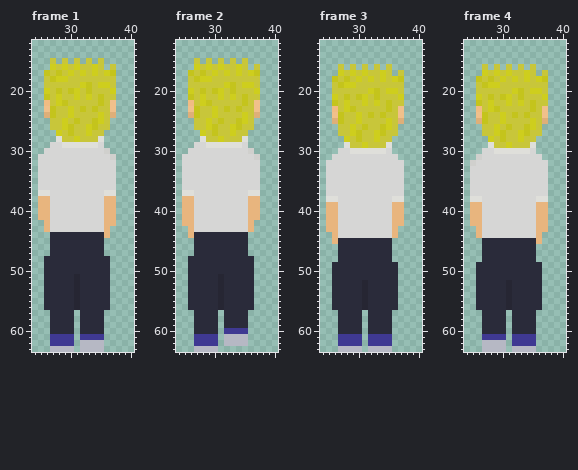
One commit to this pixel-art file: Assets/art/hamilton/HamiltonEast/Bank/Characters/LineWaiter3/LineWaiter3WalkD.aseprite. That is the earlier state.
64x64 pixels, 5 frames. Colours within 5 levels of each other are drawn and written as one. Shown: frame 1: x 24..40, y 12..63; frame 2: x 24..40, y 12..63; frame 3: x 24..40, y 12..63; frame 4: x 24..40, y 12..63. The commit also changed other frames, which this record leaves out.
And afterwards:
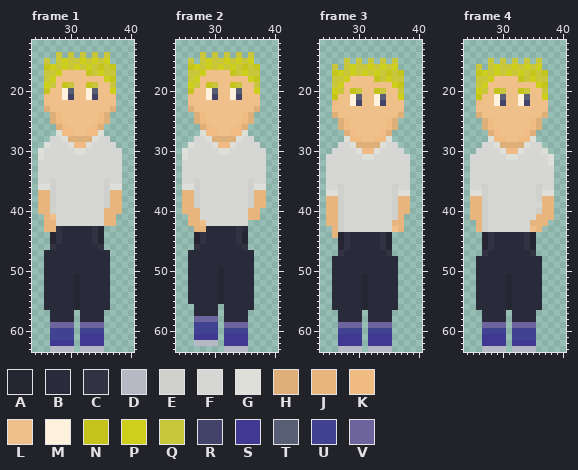
Palette (. is transparent): A #262633  B #2a2b3a  C #313242  D #b6b8c4  E #d0d0cd  F #d6d6d5  G #dfdfda  H #deaf79  J #e8b57e  K #f1bc83  L #f0c08b  M #fef2dc  N #c4c41c  P #cece1d  Q #c8c63a  R #434369  S #3f3992  T #585e74  U #424292  V #6d639d
Diff:
layer "Walk U" now hidden
layer "Walk D" now shown
Changed rows in their new state; - is an unchanged pixel.
Frame 1:
first column x 25:
14 ---Q-Q-Q-Q-Q--
15 -Q.QPQ-P-P-P--
16 -N------PQNQN-
17 -Q-PLLLLNQPQQ-
18 --PLLLLLLLLPN-
19 -P-LN-LL--LL--
20 -NLLMTLLMTLL--
21 -KLLMRLLMRLLL-
22 -LLLLLLLLLLL--
23 -HLLLLLLLLLLH-
24 -.HKLLLLLLKH.-
25 --HKLLLLLLKH--
26 --.HKLLLLKH.--
27 ---GKKLLKKG---
28 --FFGHHHHGFF--
29 -G--F-KK-F-FF-
30 G-----GG---FFF
31 G-----------FF
32 -------------F
33 -------------F
34 -------------F
35 --E--------E-F
36 GGE--------EGG
37 JJE--------EJJ
38 --E--------E-J
39 --E--------E-J
40 --E----------J
41 .-L-----------
42 --J-----------
43 --JCBBBBBCA.--
44 --AC-----CA.--
45 --AC-----CA---
46 --C-------C---
47 -B---------B--
first column x 27:
59 VVVV-VVVV
60 UUUU-UUUU
61 UUUU-----
62 -----SSSS
Frame 2:
first column x 25:
14 ---Q-Q-Q-Q-Q--
15 -Q.QPQ-P-P-P--
16 -N------PQNQN-
17 -Q-PLLLLNQPQQ-
18 --PLLLLLLLLPN-
19 -P-LN-LL--LL--
20 -NLLMTLLMTLL--
21 -KLLMRLLMRLLL-
22 -LLLLLLLLLLL--
23 -HLLLLLLLLLLH-
24 -.HKLLLLLLKH.-
25 --HKLLLLLLKH--
26 --.HKLLLLKH.--
27 ---GKKLLKKG---
28 --FFGHHHHGFF--
29 -G--F-KK-F-FF-
30 G-----GG---FFF
31 G-----------FF
32 -------------F
33 -------------F
34 -------------F
35 --E--------E-F
36 GGE--------EGG
37 JJE--------EJJ
38 --E--------E-J
39 --E--------E-J
40 --J-----------
41 .-J-----------
42 .-JL-------.--
43 -.JJBBBBBCB.--
44 -.AC-----CA---
45 --AC-----CA---
46 --C-------C---
47 -B---------B--
50 ------A-------
first column x 26:
56 .----.----
58 -VVVV-----
59 -UUUU-VVVV
60 -UUUU-UUUU
61 ------SSSS
62 -DDDD-SSSS
63 -....-DDDD
Frame 3:
first column x 25:
15 ---Q-Q-Q-Q-Q--
16 -Q.QPQ-P-P-P--
17 -N------PQNQN-
18 -Q-PLLLLNQPQQ-
19 --PLLLLLLLLPN-
20 -P-LN-LL--LL--
21 -NLLMTLLMTLL--
22 -KLLMRLLMRLLL-
23 -LLLLLLLLLLL--
24 -HLLLLLLLLLLH-
25 -.HKLLLLLLKH.-
26 --HKLLLLLLKH--
27 --.HKLLLLKH.--
28 ---GKKLLKKG---
29 --FFGHHHHGFF--
30 -F--F-KK-F-FF-
31 F-----GG----FF
32 -------------F
33 -------------F
34 -------------F
35 -------------F
36 --E--------E-F
37 GGE--------EGG
38 JJE--------EJJ
39 --E--------E-J
40 --E--------E-J
41 --E--------E--
42 --E-----------
43 .-E--------LJ-
44 --ACBBBBBCA.--
45 -.AC-----CA---
46 --AC-----CA---
47 --C-------C---
48 -B---------B--
51 ------A-------
first column x 27:
59 VVVV-VVVV
60 UUUU-UUUU
Frame 4:
first column x 25:
15 ---Q-Q-Q-Q-Q--
16 -Q.QPQ-P-P-P--
17 -N------PQNQN-
18 -Q-PLLLLNQPQQ-
19 --PLLLLLLLLPN-
20 -P-LN-LL--LL--
21 -NLLMTLLMTLL--
22 -KLLMRLLMRLLL-
23 -LLLLLLLLLLL--
24 -HLLLLLLLLLLH-
25 -.HKLLLLLLKH.-
26 --HKLLLLLLKH--
27 --.HKLLLLKH.--
28 ---GKKLLKKG---
29 --FFGHHHHGFF--
30 -F--F-KK-F-FG-
31 FF----GG----FG
32 F------------G
33 -------------F
34 -------------F
35 -------------F
36 --E--------E-F
37 GGE--------EGG
38 JJE--------EJJ
39 --E--------F-J
40 --E--------E-J
41 --E----------J
42 .-E-------J---
43 --E-------L-.-
44 -.ACBBBBBCA.--
45 --AC-----CA.--
46 --AC-----CA---
47 --C-------C---
48 -B---------B--
51 ------A-------
first column x 27:
59 VVVV-VVVV
60 UUUU-UUUU
61 -----UUUU
62 SSSS-----
